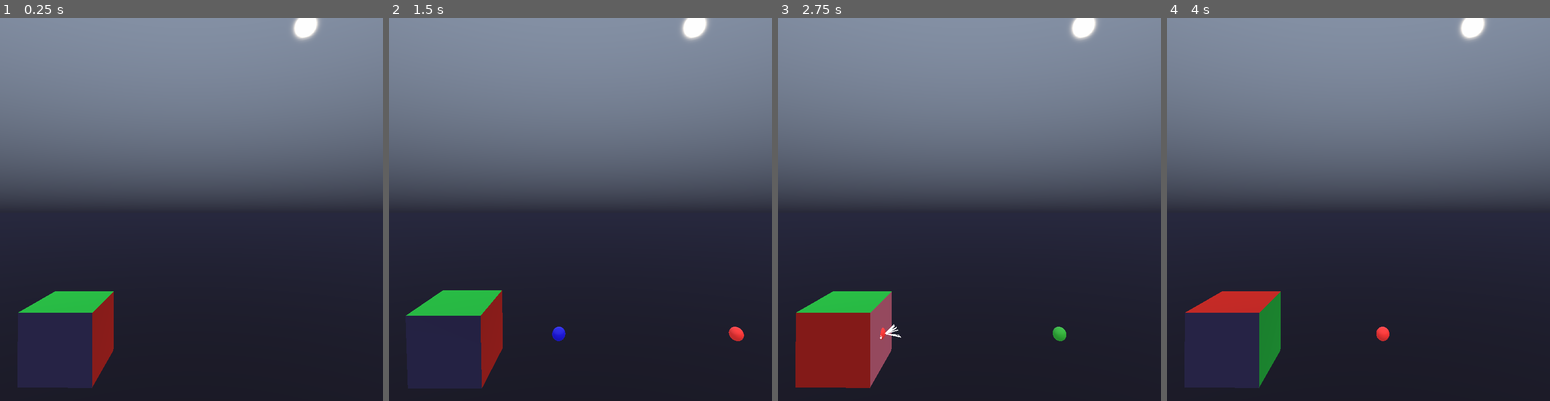
Above: before the commit, frames 1-4 (left to right).
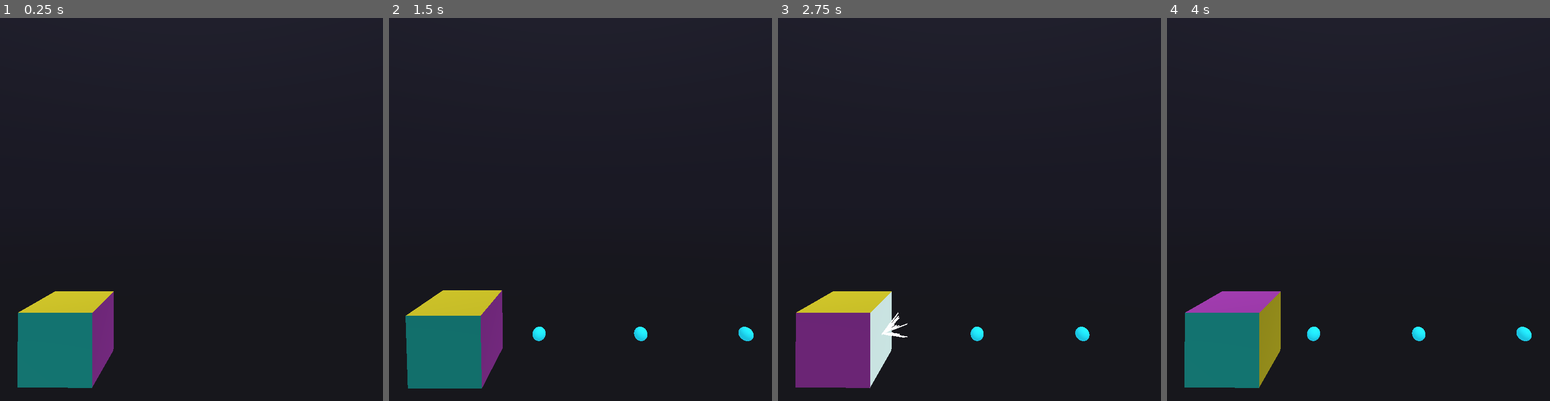
Above: after the commit, the same moments.

Repository: ajweeks/droplet_jam_01
Game: Godot game, scene res://scenes/main_scene.tscn
Same seed, same stepped clock (60 frames per second), same inputs: the game is played once before the commit and once after it.
Inputs:
- Up to frame 1 (0.25 s): no input
- Up to frame 2 (1.5 s): hold S (rotate_x_neg) 0.53-1.28 s; tap W (rotate_x_pos) at 1.35 s
- Up to frame 3 (2.75 s): hold D (rotate_y_neg) from 2.03 s (still down)
- Up to frame 4 (4 s): release D (rotate_y_neg) at 2.78 s; tap A (rotate_y_pos) at 2.85 s; hold E (rotate_z_neg) from 3.53 s (still down)

The runs differ from the first frame. In frame 1, 64% of the frame differs, in the area x 0-100%, y 0-97%; in frame 2, 64%; in frame 3, 64%; in frame 4, 64%.

Commit message:
Add songs & tweak colours

Diff:
--- a/scenes/cube.tscn
+++ b/scenes/cube.tscn
@@ -6,7 +6,7 @@
 [sub_resource type="QuadMesh" id=1]
 
 [sub_resource type="SpatialMaterial" id=2]
-albedo_color = Color( 0.713726, 0.137255, 0.137255, 1 )
+albedo_color = Color( 0.631373, 0.254902, 0.913725, 1 )
 emission_enabled = true
 emission = Color( 1, 1, 1, 1 )
 emission_energy = 0.0
@@ -16,11 +16,11 @@
 [sub_resource type="BoxShape" id=3]
 extents = Vector3( 0.4, 0.15, 0.4 )
 
+[sub_resource type="SpatialMaterial" id=4]
+albedo_color = Color( 0.815686, 0.866667, 0.211765, 1 )
+
 [sub_resource type="SpatialMaterial" id=5]
-albedo_color = Color( 0.113725, 0.733333, 0.282353, 1 )
-
-[sub_resource type="SpatialMaterial" id=4]
-albedo_color = Color( 0.196078, 0.2, 0.443137, 1 )
+albedo_color = Color( 0.0980392, 0.764706, 0.87451, 1 )
 
 [node name="Cube" type="Spatial"]
 script = ExtResource( 1 )
@@ -67,7 +67,7 @@
 [node name="plane_y_0" type="CSGMesh" parent="."]
 transform = Transform( 1, 0, 0, 0, -4.37114e-08, -1, 0, 1, -4.37114e-08, 0, -0.5, -2.18557e-08 )
 mesh = SubResource( 1 )
-material = SubResource( 5 )
+material = SubResource( 4 )
 
 [node name="plane_y0_rb" type="RigidBody" parent="plane_y_0"]
 transform = Transform( 1.91069e-15, 1, -4.37114e-08, -1, 1.91069e-15, 0, 0, 4.37114e-08, 1, -2.98023e-08, -2.18557e-08, 0 )
@@ -87,7 +87,7 @@
 [node name="plane_y_1" type="CSGMesh" parent="."]
 transform = Transform( -1, 0, -8.74228e-08, -8.74228e-08, -4.37114e-08, 1, -3.82137e-15, 1, 4.37114e-08, 0, 0.5, 2.18557e-08 )
 mesh = SubResource( 1 )
-material = SubResource( 5 )
+material = SubResource( 4 )
 
 [node name="plane_y1_rb" type="RigidBody" parent="plane_y_1"]
 transform = Transform( 1.33748e-14, -1, -1.31134e-07, 1, 1.91069e-15, 8.74226e-08, -8.74226e-08, -1.31134e-07, 1, -2.98023e-08, 2.18557e-08, 0 )
@@ -108,7 +108,7 @@
 [node name="plane_z_0" type="CSGMesh" parent="."]
 transform = Transform( 1, 0, 0, 0, 1, 0, 0, 0, 1, 0, 0, 0.5 )
 mesh = SubResource( 1 )
-material = SubResource( 4 )
+material = SubResource( 5 )
 
 [node name="plane_z0_rb" type="RigidBody" parent="plane_z_0"]
 transform = Transform( 1, 0, 1.06581e-14, 0, 1, 0, -1.06581e-14, 0, 1, 0, 4.73656e-16, -5.96046e-08 )
@@ -122,13 +122,13 @@
 axis = 2
 
 [node name="plane_z0_c" type="CollisionShape" parent="plane_z_0/plane_z0_rb"]
-transform = Transform( 1, -4.37114e-08, 4.37114e-08, 4.37114e-08, -4.37114e-08, -1, 4.37114e-08, 1, -4.37114e-08, 0, 0, -0.15 )
+transform = Transform( 1, -4.37114e-08, 4.37114e-08, 4.37114e-08, -4.37114e-08, -1, 4.37114e-08, 1, -4.37114e-08, 1.27055e-21, 0, -0.15 )
 shape = SubResource( 3 )
 
 [node name="plane_z_1" type="CSGMesh" parent="."]
 transform = Transform( -1, 0, -8.74228e-08, 0, 1, 0, 8.74228e-08, 0, -1, 0, 0, -0.5 )
 mesh = SubResource( 1 )
-material = SubResource( 4 )
+material = SubResource( 5 )
 
 [node name="plane_z1_rb" type="RigidBody" parent="plane_z_1"]
 transform = Transform( 1, 0, -1.84741e-13, 0, 1, 0, 1.84741e-13, 0, 1, 3.55271e-15, 0, -5.96046e-08 )
--- a/scenes/main_scene.tscn
+++ b/scenes/main_scene.tscn
@@ -9,20 +9,19 @@
 [ext_resource path="res://sfx/clap_01.wav" type="AudioStream" id=7]
 [ext_resource path="res://scripts/AudioManager.gd" type="Script" id=8]
 [ext_resource path="res://sfx/snare_01.wav" type="AudioStream" id=9]
+[ext_resource path="res://music/bensound-house.wav" type="AudioStream" id=10]
 
 [sub_resource type="ProceduralSky" id=1]
-sky_top_color = Color( 0.407843, 0.447059, 0.509804, 1 )
-sky_horizon_color = Color( 0.101961, 0.101961, 0.14902, 1 )
-sky_curve = 0.292411
-sky_energy = 2.0
-ground_bottom_color = Color( 0.101961, 0.0980392, 0.141176, 1 )
-ground_horizon_color = Color( 0.156863, 0.160784, 0.247059, 1 )
-ground_curve = 0.190273
-sun_color = Color( 0.898039, 0.807843, 0.666667, 1 )
+sky_top_color = Color( 0.188235, 0.188235, 0.254902, 1 )
+sky_horizon_color = Color( 0.101961, 0.0980392, 0.141176, 1 )
+sky_curve = 1.54335
+ground_bottom_color = Color( 0.0901961, 0.0901961, 0.109804, 1 )
+ground_horizon_color = Color( 0.101961, 0.0980392, 0.141176, 1 )
+ground_curve = 0.0918958
 sun_latitude = 32.48
+sun_longitude = 131.29
 sun_angle_max = 40.71
 sun_curve = 0.00625
-sun_energy = 6.27
 
 [sub_resource type="Environment" id=2]
 background_mode = 2
@@ -133,3 +132,6 @@
 
 [node name="snare" type="AudioStreamPlayer" parent="Audio"]
 stream = ExtResource( 9 )
+
+[node name="house_01" type="AudioStreamPlayer" parent="Audio"]
+stream = ExtResource( 10 )
--- a/scripts/AudioManager.gd
+++ b/scripts/AudioManager.gd
@@ -8,6 +8,8 @@
 onready var rewind = $rewind as AudioStreamPlayer
 onready var clap = $clap as AudioStreamPlayer
 onready var snare = $snare as AudioStreamPlayer
+
+onready var house_01 = $house_01 as AudioStreamPlayer
 
 func internal_play(sound: AudioStreamPlayer):
 	sound.play()
@@ -21,3 +23,8 @@
 		"clap": internal_play(clap);
 		"snare": internal_play(snare);
 		_: printerr("invalid sound: " + sound)
+
+func play_song(song: String):
+	match song:
+		"house_01": internal_play(house_01)
+		_: printerr("invalid song: " + song)
--- a/scripts/cube.gd
+++ b/scripts/cube.gd
@@ -12,8 +12,8 @@
 var fade_speed = 10.0
 var blink_brightness = 1.0
 var miss_blink_speed = 10.0
-var miss_blink_duration = 0.6
-var hit_blink_duration = 0.3
+var miss_blink_duration = 0.3
+var hit_blink_duration = 0.15
 
 func _ready():
 	face_timers.resize(6)
--- a/scripts/main_game.gd
+++ b/scripts/main_game.gd
@@ -32,16 +32,23 @@
 var hit_count := 0
 var note_count := 0
 
-var time_since_hit := 0.0
+var time_since_hit := INF
 var time_scale = 4.0
 
 var particles_pool : Array
 
 func _ready():
 	songs.append([])
-	songs[0].append(110) # BPM
-	songs[0].append("x...x...x...x...x...y.x.x.y.x...y.x.x.y.y...x..yy.xx.xy.")
-	songs[0].append("b...r...g...r...b...r.g.r.g.r...g.g.g.r.g...r..rr.gg.rg.")
+	songs[0].append(120) # BPM
+	songs[0].append(0.69) # offset
+	songs[0].append("x.x.x.x.x.x.x.x.x.x.x.x.x.x.x.x.x.x.x.x.x.x.x.x.x.x.x.x.x.x.x.xyxyxyx.x.x.x.x.xyxyxyxyx.x.x.")
+	songs[0].append("b.b.b.b.b.b.b.b.b.b.b.b.b.b.b.b.b.b.b.b.b.b.b.b.b.b.b.b.b.b.b.brbrbrb.b.b.b.b.brbrbrbrb.b.b.")
+
+	songs.append([])
+	songs[1].append(110) # BPM
+	songs[1].append(0.0) # offset
+	songs[1].append("x...x...x...x...x...y.x.x.y.x...y.x.x.y.y...x..yy.xx.xy.")
+	songs[1].append("b...r...g...r...b...r.g.r.g.r...g.g.g.r.g...r..rr.gg.rg.")
 
 	resize_particle_pool(6)
 
@@ -60,6 +67,22 @@
 	update_combo_text()
 	update_percentage_text()
 
+	var thread = Thread.new()
+	thread.start(self, "start_song")
+
+func start_song(userdata):
+	var t = Timer.new()
+	t.set_wait_time(songs[song_index][1])
+	t.set_one_shot(true)
+	self.add_child(t)
+	t.start()
+
+	yield(t, "timeout")
+
+	audio_manager.play_song("house_01")
+
+	t.queue_free()
+
 func _process(delta):
 	elapsed_time_in_song += delta
 	var p_time_since_hit = time_since_hit
@@ -71,18 +94,18 @@
 		var scale = hit_scale_curve.interpolate(time_since_hit)
 		combo_value_text_box.rect_scale = Vector2(scale, scale);
 
-	var secPerBeat := (int(songs[song_index][0]) / 8.0 / 60.0) # BPM / 8 notes/beat / 60s/min
+	var secPerBeat := (float(songs[song_index][0]) / 8.0 / 60.0) # BPM / 8 notes/beat / 60s/min
 
 	var p_beat_index := beat_index
 	beat_index = int(elapsed_time_in_song / secPerBeat)
 
-	if p_beat_index != beat_index and beat_index < songs[song_index][1].length():
-		var dirs : String = songs[song_index][1]
+	if p_beat_index != beat_index and beat_index < songs[song_index][2].length():
+		var dirs : String = songs[song_index][2]
 		var dir_char := dirs[beat_index]
 		if dir_char != '.':
 			var new_projectile = next_projectile()
 			var dir = dirCharToDir(dir_char)
-			var colors : String = songs[song_index][2]
+			var colors : String = songs[song_index][3]
 			var color = colorCharToColIdx(colors[beat_index])
 			assert(color != -1)
 			assert(dir != -1)
@@ -100,7 +123,7 @@
 
 func restart():
 	combo = 0
-	beat_index = 0
+	beat_index = -1
 	time_since_hit = 0.0
 	elapsed_time_in_song = 0.0
 	hit_count = 0
--- a/scripts/projectile.gd
+++ b/scripts/projectile.gd
@@ -1,15 +1,15 @@
 extends Spatial
 
-var move_speed := 3.0
+var move_speed := 3.2
 var color := -1 # 0, 1, 2 => r, g, b
 
 onready var mesh := $projectile_mesh as CSGMesh
 onready var game := get_tree().get_current_scene()
 onready var rb = $projectile_rb as RigidBody
 
-var red =   Color("#c02929")
-var green = Color("#258c2c")
-var blue =  Color("#1510b3")
+var red =   Color("#a141e9")  # magenta
+var green = Color("#d0dd36")  # yellow
+var blue =  Color("#19c3df")  # turq
 
 func _ready():
 	mesh.material_override = SpatialMaterial.new()
Not shown, added: music/bensound-erf.wav.import
Not shown, added: music/bensound-house.wav.import
Not shown, added: music/bensound-popdance.wav.import
Not shown: 1 places in scenes/main_scene.tscn that only renumber resources
Not shown, added: music/bensound-erf.wav
Not shown, added: music/bensound-house.wav
Not shown, added: music/bensound-popdance.wav
